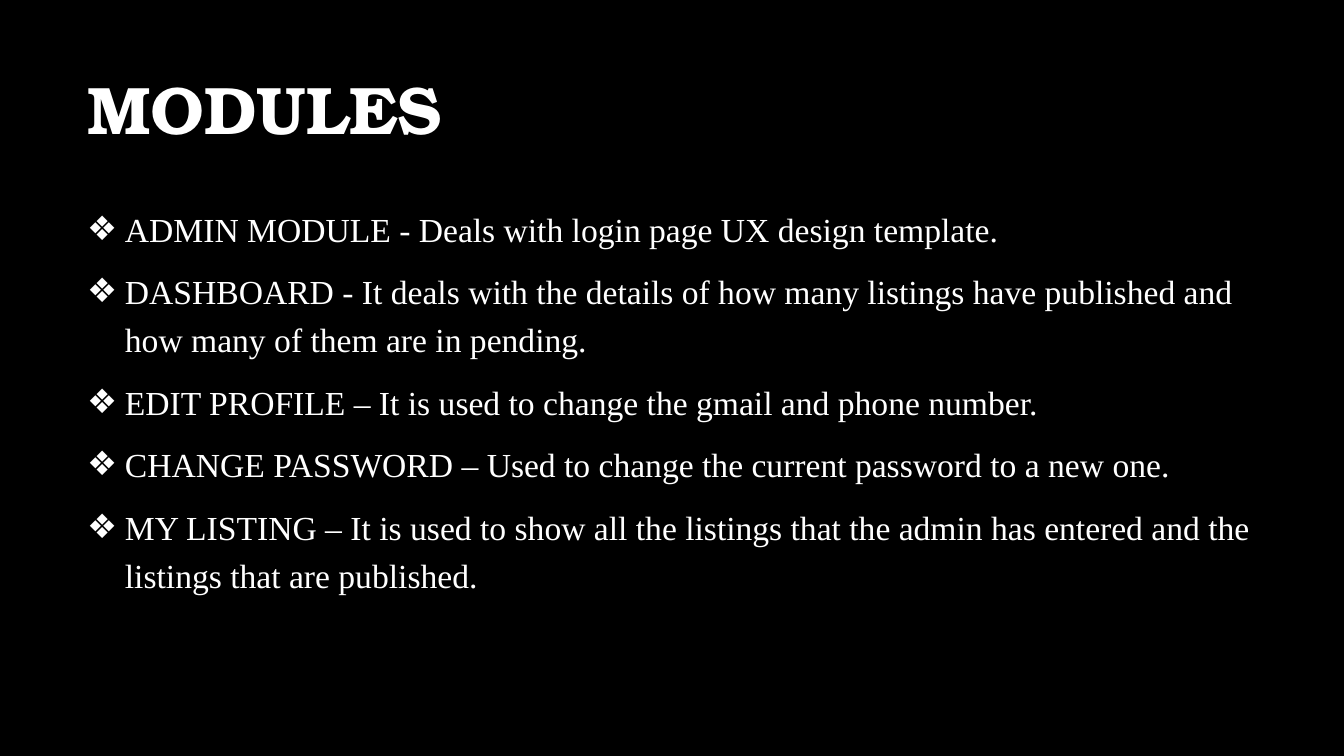
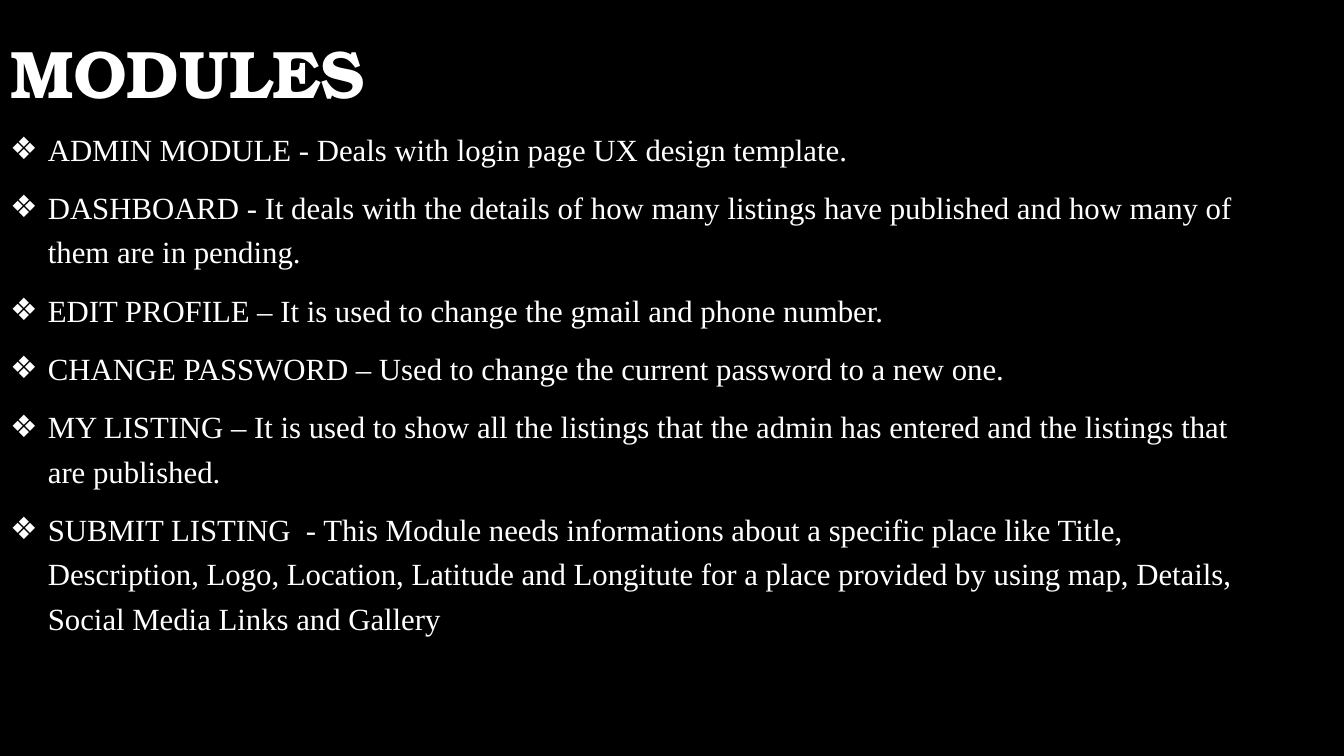
Before and after one commit to BALAJIJ-J/Review1-Documents, a slide deck: slide 7 of 20Y005-Review 1.pptx (slide 6 before the commit). Drawn at 1344x756 pixels with LibreOffice and Linux fonts; fonts in the diff are those of the drawing; background and template pictures are left out. Boxes give left, top, right and bottom in pixels: in the first picture for what was removed or moved away, otherwise in the second. Text is boxed around its words. In the diff, an @@ line names an element or a change of style, - is before the commit and + after.

```diff
--- a/20Y005-Review 1.pptx
+++ b/20Y005-Review 1.pptx
@@ title "MODULES" moved from (x1=87, y1=87, x2=442, y2=135) to (x1=10, y1=51, x2=365, y2=99) @@
@@ subtitle "ADMIN MODULE - Deals with ..." moved from (x1=125, y1=218, x2=1249, y2=595) to (x1=48, y1=139, x2=1232, y2=636) @@
@@ subtitle at (x1=48, y1=139, x2=1232, y2=489): size 24 to 22 pt in "ADMIN MODULE - Deals with login page ...", "DASHBOARD - It deals with the details ...", "EDIT PROFILE – It is used to ...", "CHANGE PASSWORD – Used to change the ..." and 1 more places @@
@@ subtitle at (x1=48, y1=519, x2=1231, y2=636): paragraph added @@
+❖ SUBMIT LISTING - This Module needs informations about a specific place like Title, Description, Logo, Location, Latitude and Longitute for a place provided by using map, Details, Social Media Links and Gallery
```
Also in this commit, not shown: 5 other slides changed, 8 slides added, 2 slides removed, 3 other files.
